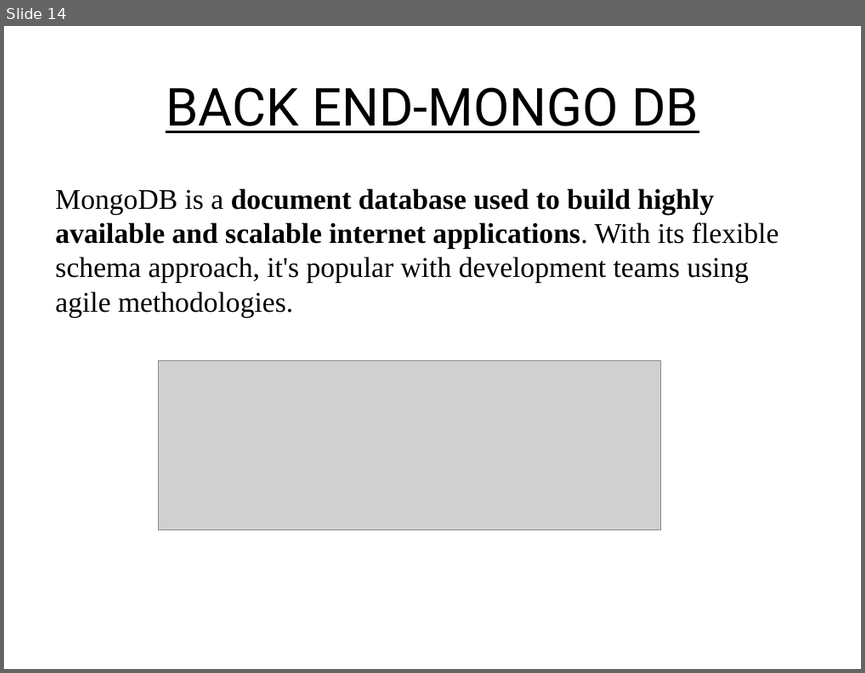
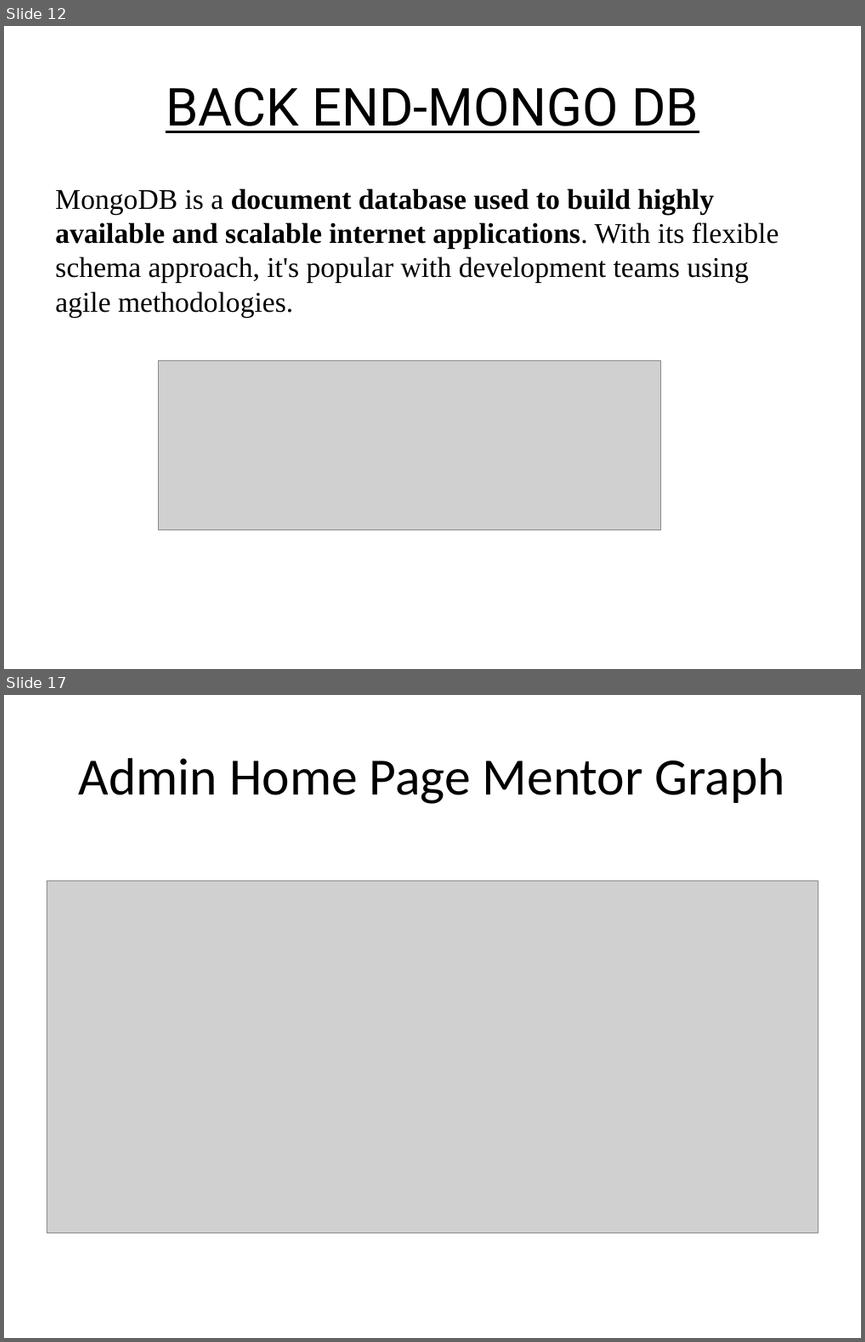
Before and after one commit to Srivathssan-Vijayakumar/SPD_Website, a slide deck: Mentor-Mentee-Portal/SPD Presentation/SPD Presentation.pptx. Shown one above the other, each under a label of ours: slide 14 before the commit, slides 12 and 17 after it; the slides between them are not shown. The pictures are 865x673 and 865x1342 pixels, drawn with LibreOffice and Linux fonts; fonts in the diff are those of the drawing; grey boxes stand for pictures. Boxes give left, top, right and bottom in pixels: in the first picture for what was removed or moved away, otherwise in the second. Text is boxed around its words. In the diff, an @@ line names an element or a change of style, - is before the commit and + after.

```diff
--- a/Mentor-Mentee-Portal/SPD Presentation/SPD Presentation.pptx
+++ b/Mentor-Mentee-Portal/SPD Presentation/SPD Presentation.pptx
@@ slide 17 added at bbox=[4, 695, 861, 1338], background #FFFFFF @@
@@ title added at bbox=[79, 758, 785, 804], 44 pt, text #000000 @@
+Admin Home Page Mentor Graph
@@ picture added at bbox=[46, 881, 818, 1233] @@
@@ what was slide 14 is now slide 12 @@
```
Also in this commit, not shown: 5 slides changed, 29 other slides added, 3 slides removed, 1 other file.
